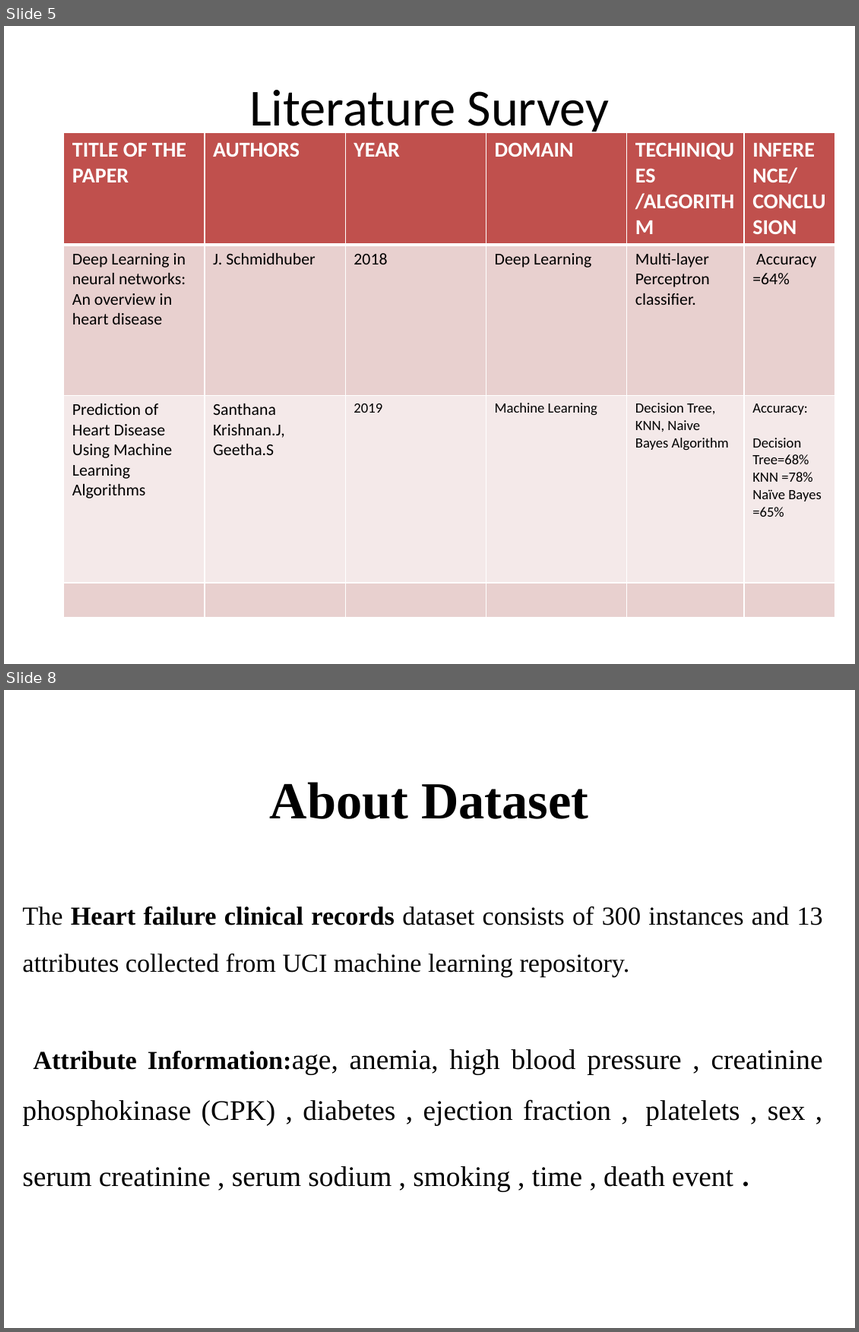
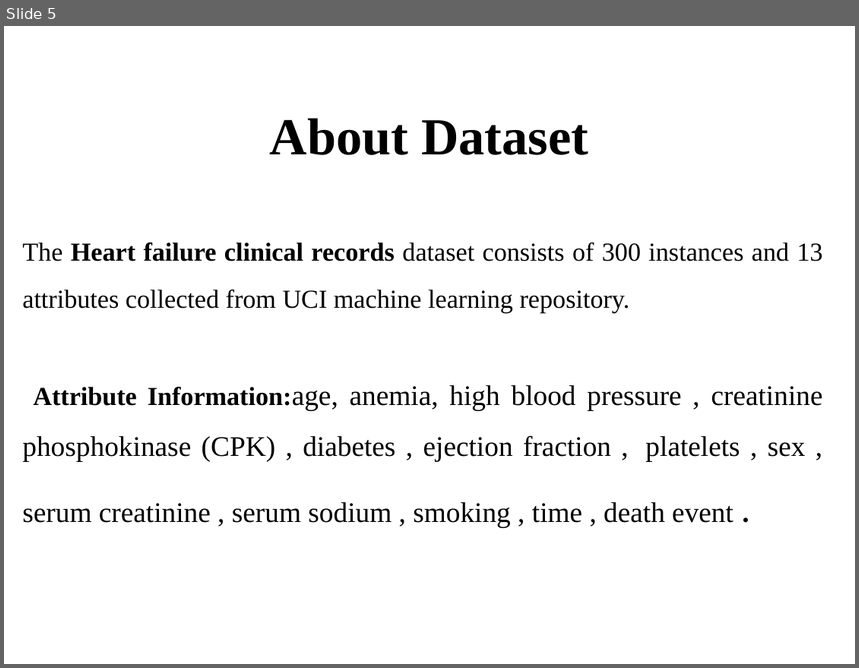
Before and after one commit to sathyapramod/ml-heart-survial, a slide deck: SathyaPramod.pptx. Shown one above the other, each under a label of ours: slides 5 and 8 before the commit, slide 5 after it; the slides between them are not shown. The pictures are 859x1332 and 859x668 pixels, drawn with LibreOffice and Linux fonts; fonts in the diff are those of the drawing; background and template pictures are left out. Boxes give left, top, right and bottom in pixels: in the first picture for what was removed or moved away, otherwise in the second. Text is boxed around its words. In the diff, an @@ line names an element or a change of style, - is before the commit and + after.

```diff
--- a/SathyaPramod.pptx
+++ b/SathyaPramod.pptx
@@ slide 5 removed at box(4, 26, 855, 664), background picture (left out) @@
@@ title removed at box(249, 90, 610, 138) @@
-Literature Survey
@@ table removed at box(63, 132, 834, 616), 4 rows, 6 columns @@
-TITLE OF THE PAPER | AUTHORS | YEAR | DOMAIN | TECHINIQUES /ALGORITHM | INFERENCE/CONCLUSION
-Deep Learning in neural networks: An overview in heart disease | J. Schmidhuber | 2018 | Deep Learning | Multi-layer Perceptron classifier. | Accuracy =64%
-Prediction of Heart Disease Using Machine Learning Algorithms | Santhana Krishnan.J, Geetha.S | 2019 | Machine Learning | Decision Tree, KNN, Naive Bayes Algorithm | Accuracy: / Decision Tree=68% / KNN =78% / Naïve Bayes =65%
- |  |  |  |  | 
@@ what was slide 8 is now slide 5 @@
```
Also in this commit, not shown: 8 slides changed, 4 slides added, 2 other slides removed, 1 other file.
